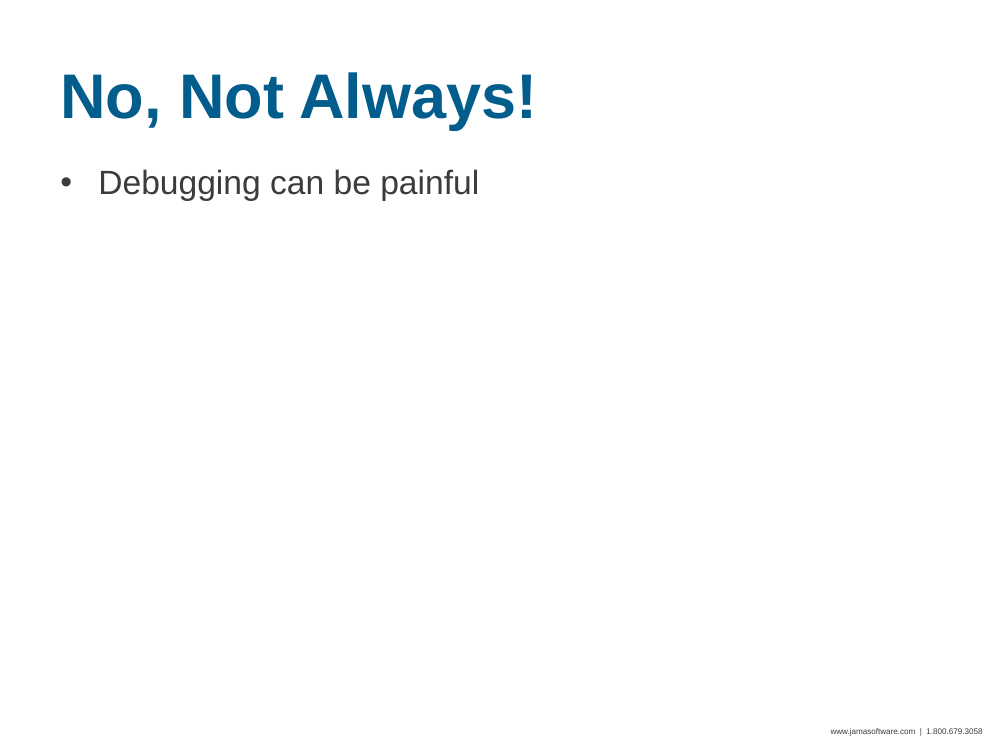
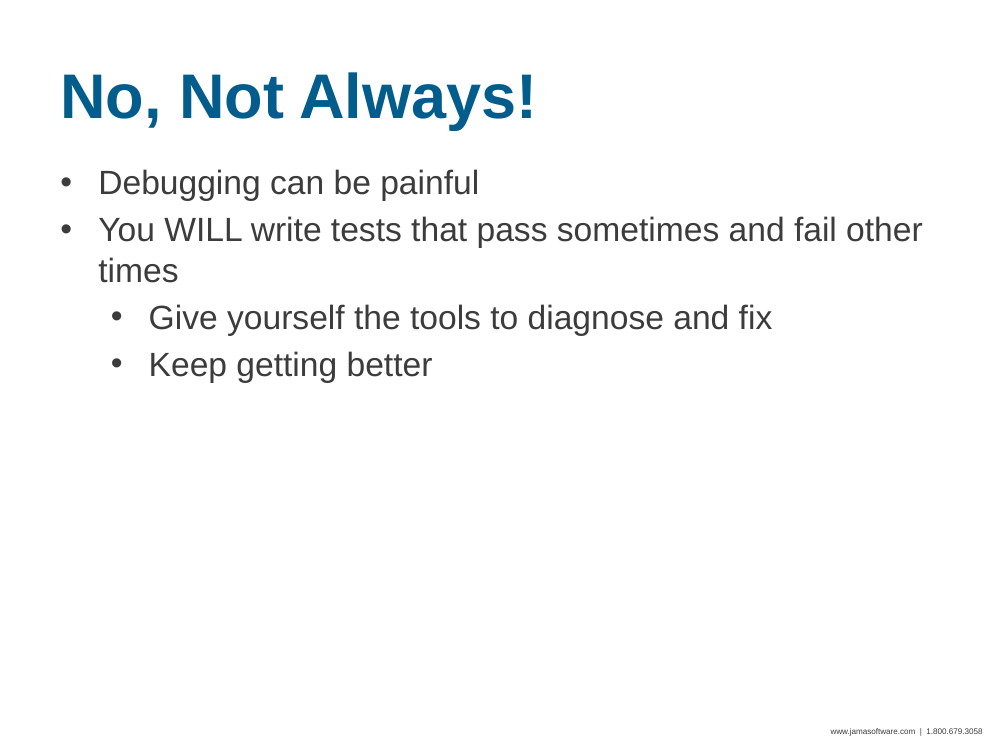
Before and after one commit to seanadkinson/webdriver-examples, a slide deck: slide 33 of slides.pptx. Drawn at 1008x756 pixels with LibreOffice and Linux fonts; fonts in the diff are those of the drawing; background and template pictures are left out. Boxes give left, top, right and bottom in pixels: in the first picture for what was removed or moved away, otherwise in the second. Text is boxed around its words. In the diff, an @@ line names an element or a change of style, - is before the commit and + after.

```diff
--- a/slides.pptx
+++ b/slides.pptx
@@ text at bbox=[98, 216, 923, 383]: paragraphs added @@
+• You WILL write tests that pass sometimes and fail other times
+  • Give yourself the tools to diagnose and fix
+  • Keep getting better
```
Also in this commit, not shown: 7 other slides changed, 1 slide added, 1 slide removed, 6 other files.
